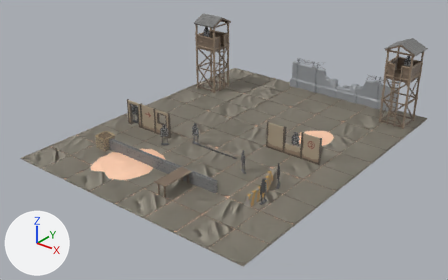
Two versions of the glTF model public/models/shootingRange.glb, one commit apart.
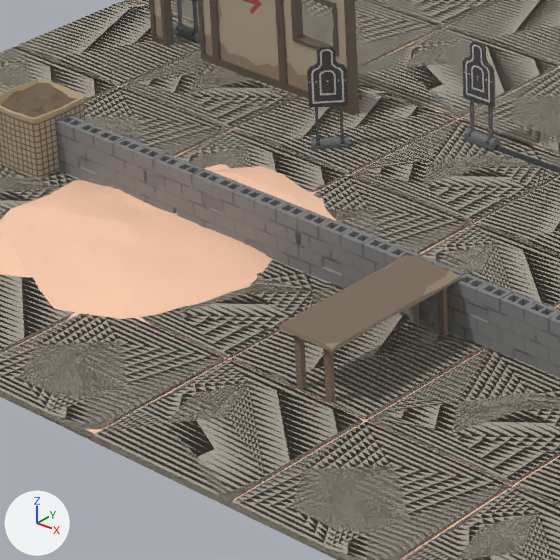
Old and new are each drawn whole from a 50 mm camera at (26.07, -26.74, 20.62) aimed at (0.05, 5.78, 0.46) and again close up on the part from 22% to 47% of the width and 41% to 82% of the height. Lighting does not change. The marker at lower left points along +X, +Y and +Z. Where no turn or scale is listed for an object, it has been applied to the vertices.

Names of what the first close-up shows: 'SM_Env_Concrete_Base_01.022', 'SM_Env_Concrete_Base_01.023', 'SM_Env_Concrete_Base_01.024', 'SM_Env_Concrete_Base_01.025', 'SM_Env_Concrete_Base_01.027', 'SM_Env_Concrete_Base_01.031', 'SM_Env_Concrete_Base_01.034', 'SM_Generic_Ground_01', 'SM_Prop_Cinderblock_Wall_01.001', 'SM_Prop_Cinderblock_Wall_01.002', 'SM_Prop_Cinderblock_Wall_01.003', 'SM_Prop_Range_Trable_01.001'.
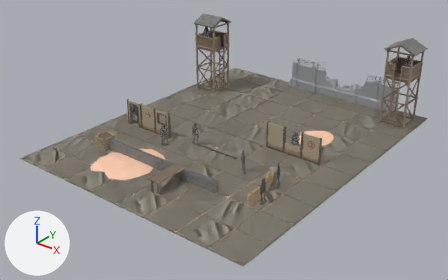
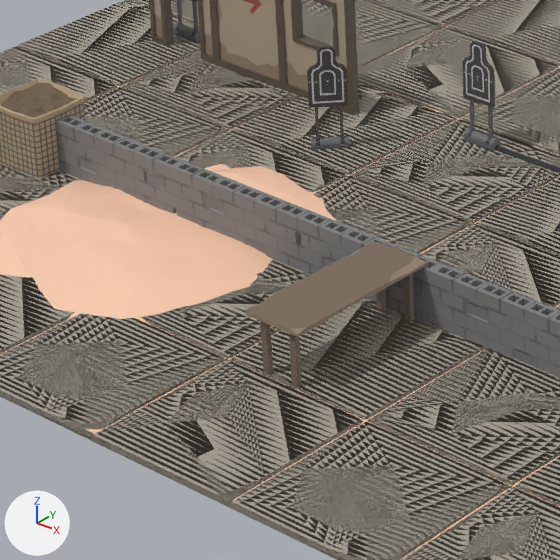
Boxes [x1, y1, x2, y2] around the edits, measured in the close-ups (560 x 560 px):
'SM_Prop_Range_Trable_01.001', moved
    before: [279, 255, 461, 403]
    after: [245, 242, 427, 388]

What the commit changed:
Object 'SM_Prop_Range_Trable_01.001' (ob_sm_prop_range_trable_01_001) moves from (1.55, -1.33, 0.06) to (0.94, -1.33, 0.06).
